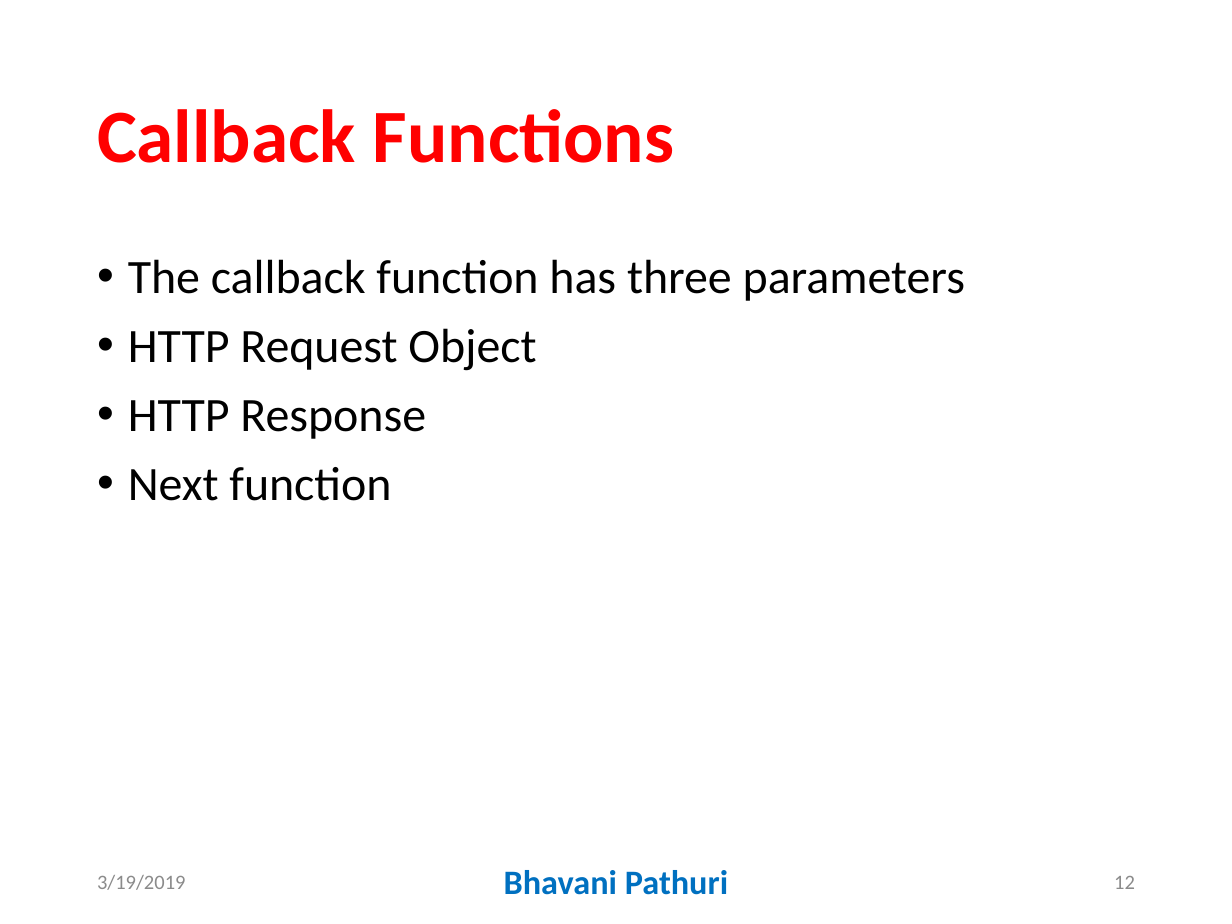
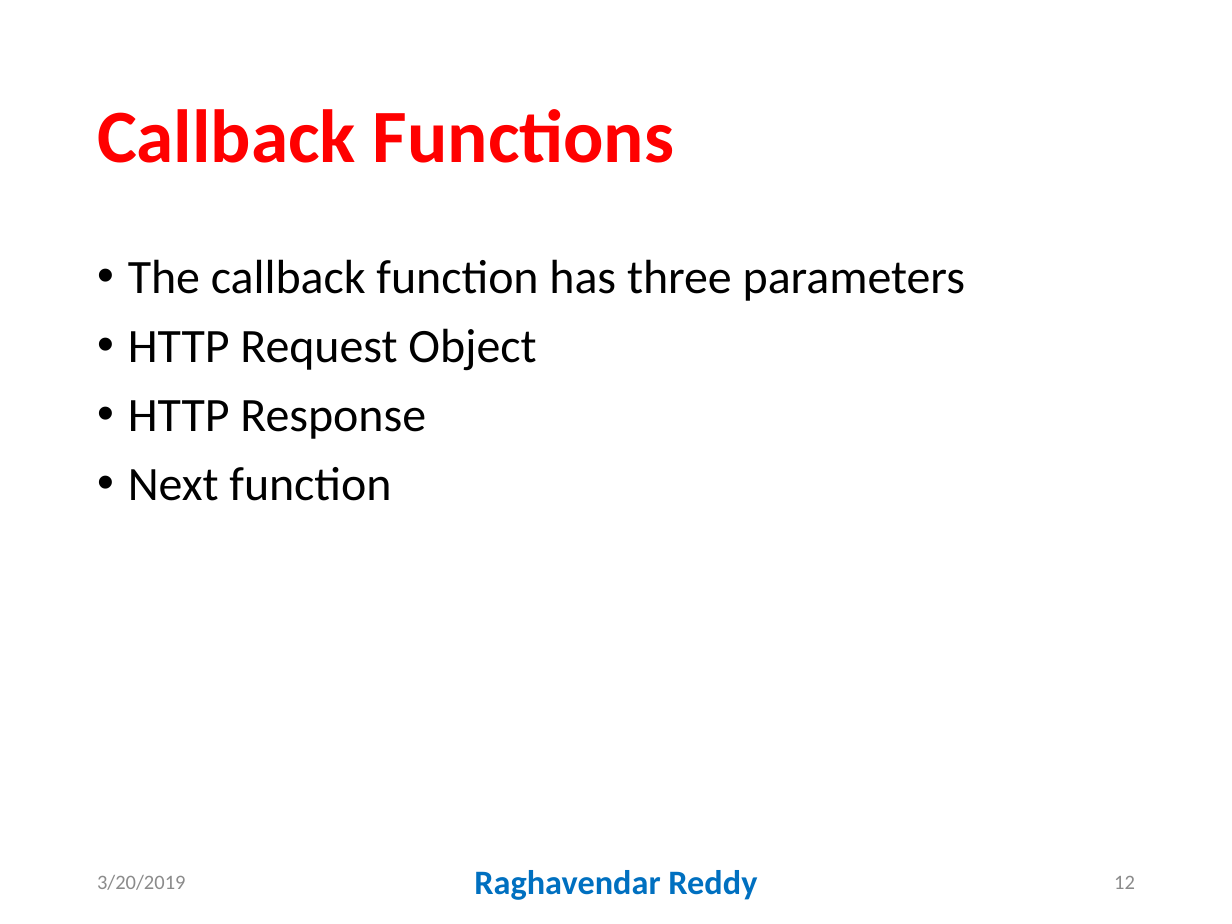
Before and after one commit to GallaPriyanka/routingExpressApp, a slide deck: slide 12 of docs/ws5.pptx. Drawn at 1232x924 pixels with LibreOffice and Linux fonts; fonts in the diff are those of the drawing. Boxes give left, top, right and bottom in pixels: in the first picture for what was removed or moved away, otherwise in the second. Text is boxed around its words. In the diff, an @@ line names an element or a change of style, - is before the commit and + after.

```diff
--- a/docs/ws5.pptx
+++ b/docs/ws5.pptx
@@ text at [97, 875, 186, 890]: text changed @@
-3/19/2019
+3/20/2019
@@ text at [474, 870, 757, 900]: text changed @@
-Bhavani Pathuri
+Raghavendar Reddy
```
Also in this commit, not shown: 12 other slides changed.
